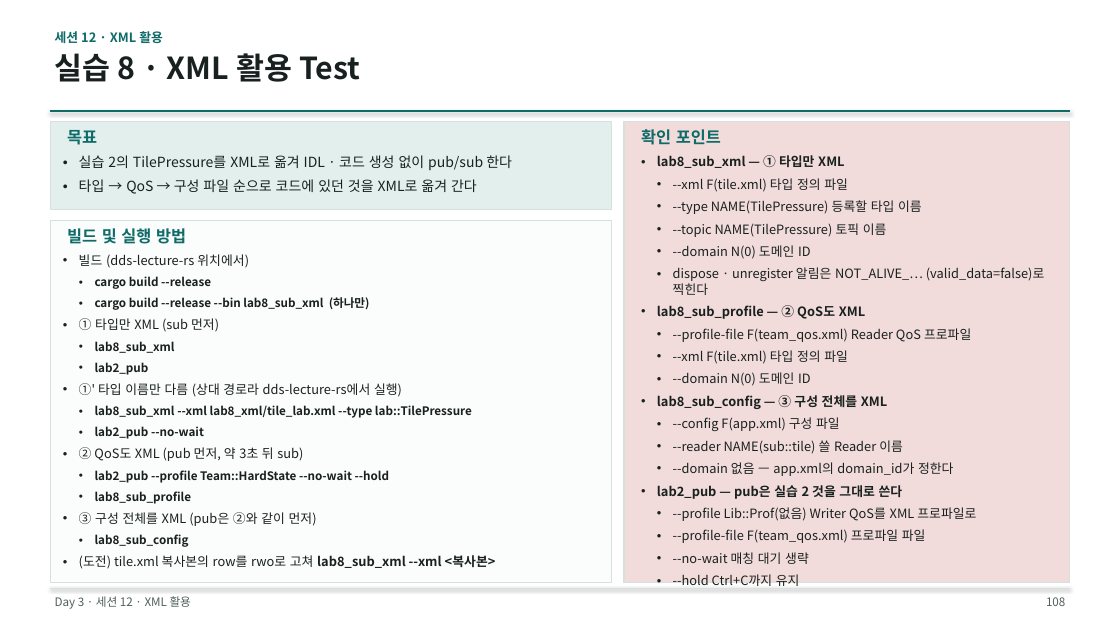
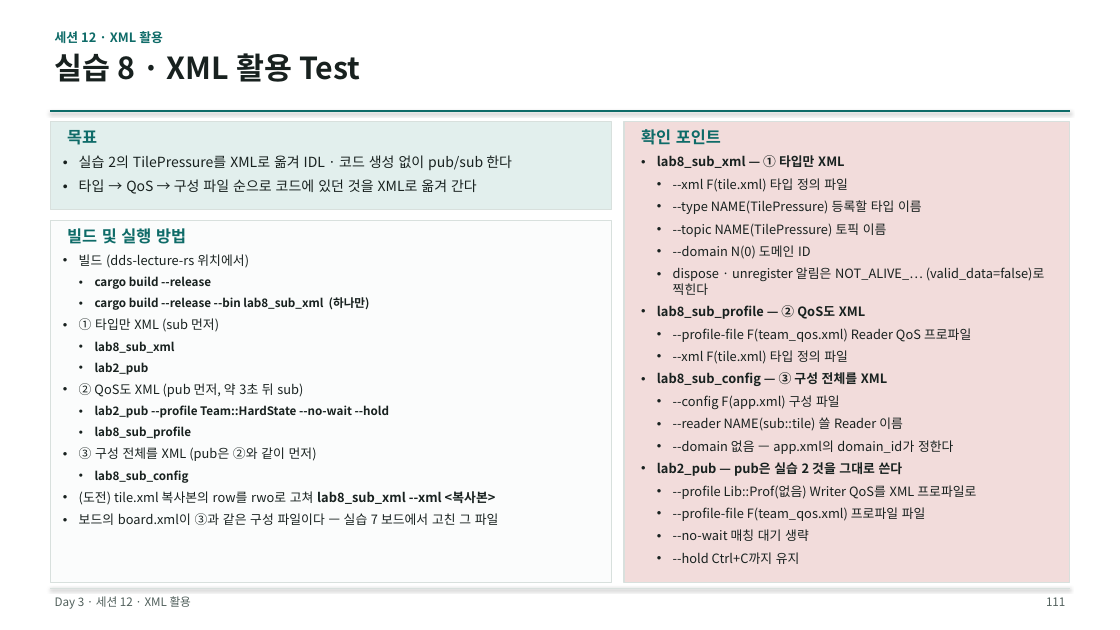
Before and after one commit to IntellectusCorp/int2DDS-lecture, a slide deck: slide 111 of int2dds-lecture-for-beginner.pptx (slide 108 before the commit). Drawn at 1120x630 pixels with LibreOffice and Linux fonts; fonts in the diff are those of the drawing. Boxes give left, top, right and bottom in pixels: in the first picture for what was removed or moved away, otherwise in the second. Text is boxed around its words. In the diff, an @@ line names an element or a change of style, - is before the commit and + after.

Commit message:
FEAT: Add Raspberry Pi board labs and remove C lab sources
- Add board_pub / board_sub, board.xml and led.py (LED display of instance state)
- Fetch int2DDS from the GitHub develop branch instead of a local path
- Remove the old C labs (dds-lecture-src)
- Update README and slides for the board labs

```diff
--- a/int2dds-lecture-for-beginner.pptx
+++ b/int2dds-lecture-for-beginner.pptx
@@ text at (79, 383, 472, 439): paragraphs removed @@
-• ①' 타입 이름만 다름 (상대 경로라 dds-lecture-rs에서 실행)
-• lab8_sub_xml --xml lab8_xml/tile_lab.xml --type lab::TilePressure
-• lab2_pub --no-wait
@@ text at (673, 372, 811, 386): paragraph removed @@
-• --domain N(0) 도메인 ID
@@ text at (79, 513, 499, 525): paragraph added @@
+• 보드의 board.xml이 ③과 같은 구성 파일이다 — 실습 7 보드에서 고친 그 파일
@@ page number at (1046, 597, 1065, 606): text changed @@
-108
+111
```
Also in this commit, not shown: 9 other slides changed, 4 slides added, 43 other files.
